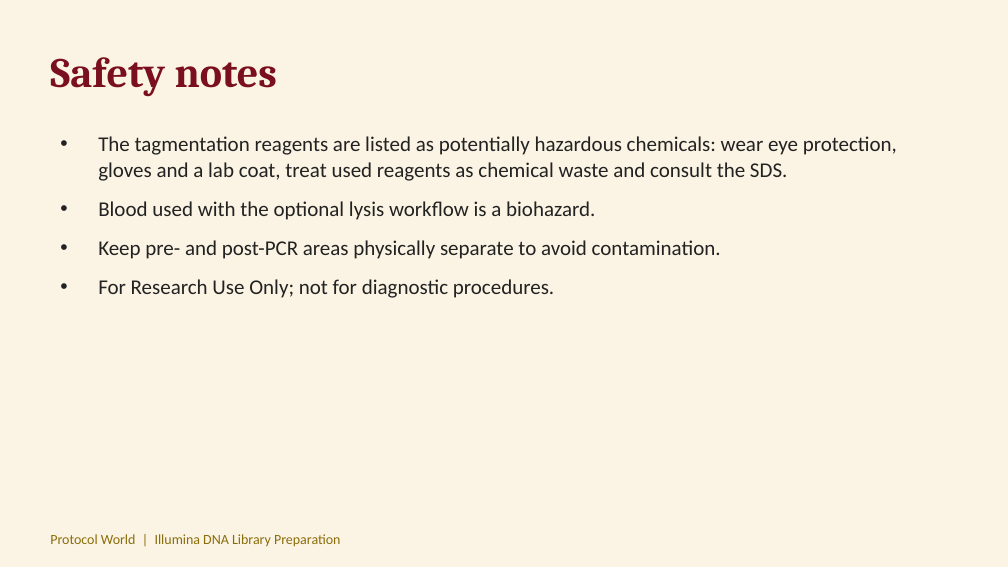
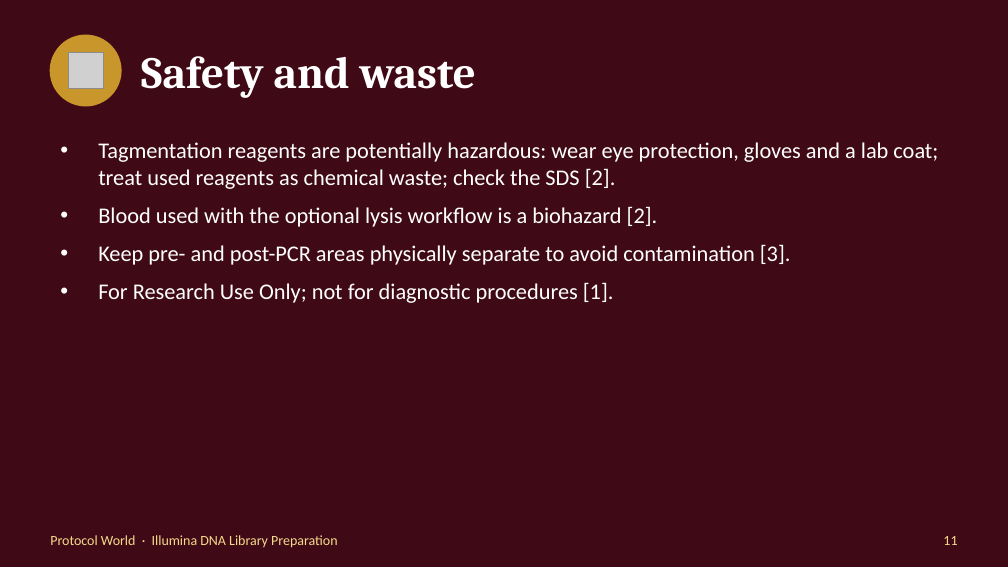
Before and after one commit to ProtocolWorld/ProtocolWorld, a slide deck: slide 11 of uploads/illumina-dna-library-preparation.pptx (slide 7 before the commit). Drawn at 1008x567 pixels with LibreOffice and Linux fonts; fonts in the diff are those of the drawing; grey boxes stand for pictures. Boxes give left, top, right and bottom in pixels: in the first picture for what was removed or moved away, otherwise in the second. Text is boxed around its words. In the diff, an @@ line names an element or a change of style, - is before the commit and + after.

```diff
--- a/uploads/illumina-dna-library-preparation.pptx
+++ b/uploads/illumina-dna-library-preparation.pptx
@@ background #FBF4E4 to #3F0A16 @@
@@ ellipse added at (50, 35, 121, 106), fill #C9962B, outline #C9962B 1 pt @@
@@ picture added at (69, 53, 104, 89) @@
@@ text at (141, 56, 476, 98): text changed; size 30 to 32 pt; text colour #7A0F1F to #FFFFFF @@
-Safety notes
+Safety and waste
@@ text at (98, 142, 938, 303): text changed; size 15 to 16 pt; text colour #222222 to #FFFFFF @@
-• The tagmentation reagents are listed as potentially hazardous chemicals: wear eye protection, gloves and a lab coat, treat used reagents as chemical waste and consult the SDS.
-• Blood used with the optional lysis workflow is a biohazard.
-• Keep pre- and post-PCR areas physically separate to avoid contamination.
-• For Research Use Only; not for diagnostic procedures.
+• Tagmentation reagents are potentially hazardous: wear eye protection, gloves and a lab coat; treat used reagents as chemical waste; check the SDS [2].
+• Blood used with the optional lysis workflow is a biohazard [2].
+• Keep pre- and post-PCR areas physically separate to avoid contamination [3].
+• For Research Use Only; not for diagnostic procedures [1].
@@ text at (50, 535, 337, 548): text changed; text colour #8A6D0B to #F3D98B @@
-Protocol World | Illumina DNA Library Preparation
+Protocol World · Illumina DNA Library Preparation
@@ text added at (943, 536, 957, 545), 10 pt, text #F3D98B @@
+11
```
Also in this commit, not shown: 4 other slides changed, 7 slides added, 3 slides removed, 9 other files.
